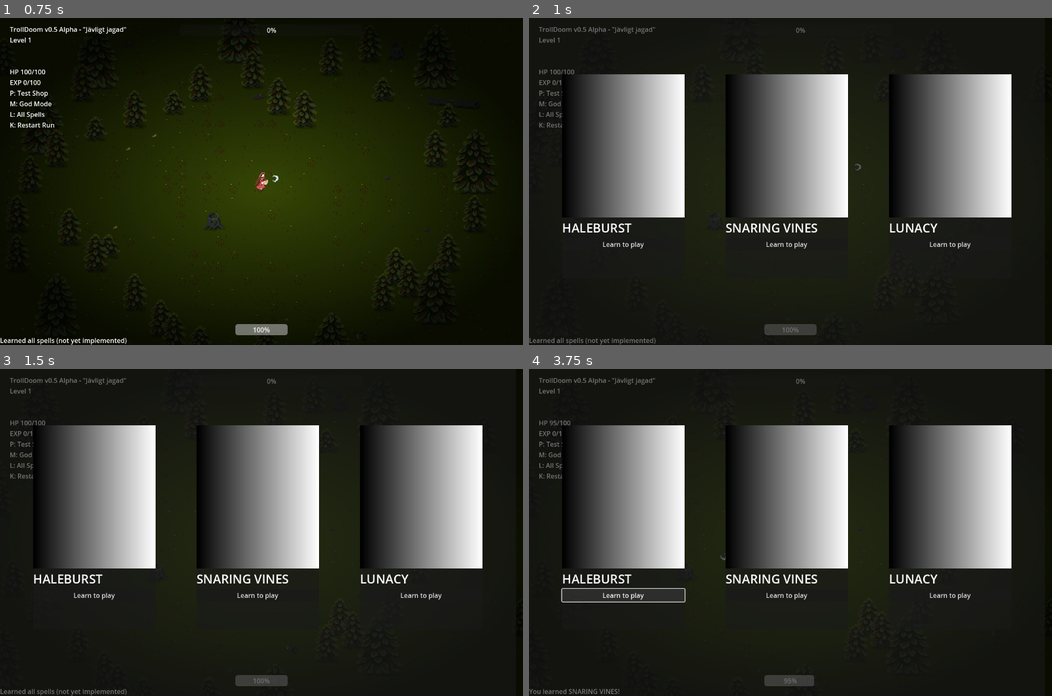
Above: before the commit, frames 1-4 (two rows, left to right).
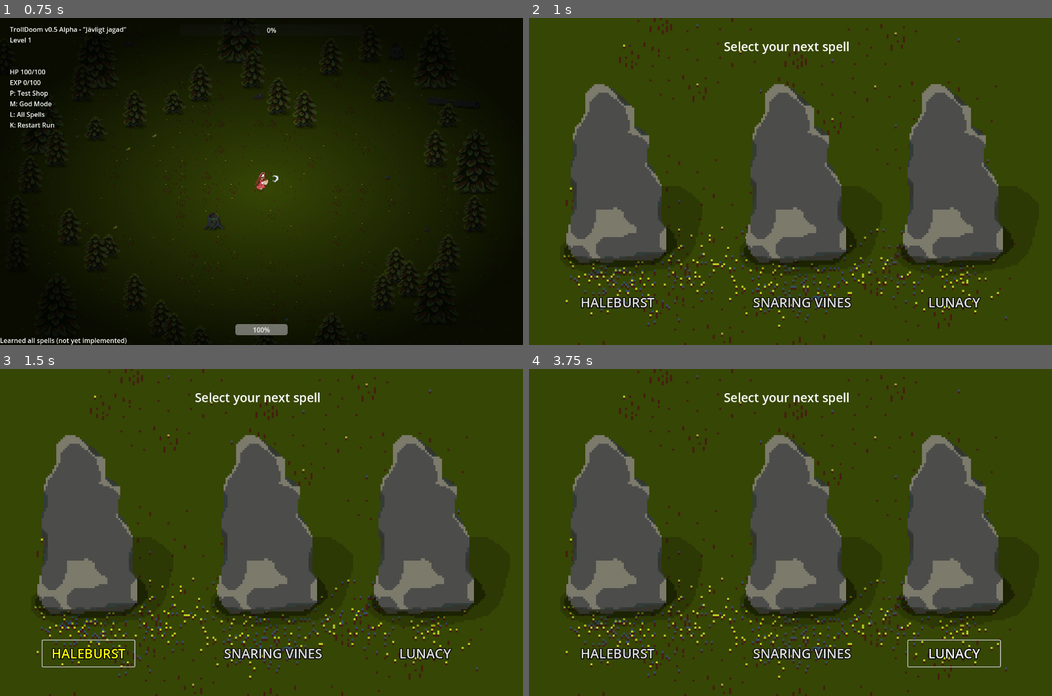
Above: after the commit, the same moments.

Repository: milestone-dev/ld55
Game: Godot game, scene res://scenes/main.tscn
The game is run twice, just before and just after one commit, with the same random seed, the same clock (stepped at 60 frames per second) and the same inputs.
Inputs (mouse positions are in pixels of both pictures, inside the frame that each line leads up to):
- Up to frame 1 (0.75 s): tap Enter at 0.5 s; move the mouse to (376, 165) at 0.52 s; hold D (move_right) from 0.53 s (still down); tap L (dev_allspells) at 0.6 s; click (376, 165) at 0.67 s
- Up to frame 2 (1 s): keep holding D (move_right); tap P (dev_shop) at 0.77 s
- Up to frame 3 (1.5 s): release D (move_right) at 1.25 s; click (88, 653) at 1.25 s, where only the run after the commit has a clickable "HALEBURST"
- Up to frame 4 (3.75 s): click (800, 653) at 2 s, where only the run after the commit has a clickable "SNARING VINES"; click (952, 653) at 2.75 s, where only the run after the commit has a clickable "LUNACY"; click (623, 594) at 3.5 s, where only the run before the commit has a clickable "Learn to play"

Frame 1 is identical in both runs. In frame 2, 92% of the frame differs, in the area x 0-100%, y 0-100%; in frame 3, 92%; in frame 4, 92%.

Commit message:
Change shop UI

Diff:
--- a/scenes/Shop/shop_screen.tscn
+++ b/scenes/Shop/shop_screen.tscn
@@ -1,14 +1,142 @@
-[gd_scene load_steps=3 format=3 uid="uid://cp65vrskbyisf"]
+[gd_scene load_steps=9 format=3 uid="uid://cp65vrskbyisf"]
 
-[ext_resource type="PackedScene" uid="uid://hkkcjdvjfhw2" path="res://scenes/shop/shop_card.tscn" id="1_5d4on"]
-[ext_resource type="Script" path="res://scripts/shop_screen.gd" id="1_xh0ll"]
+[ext_resource type="Script" path="res://scripts/shop_screen.gd" id="1_me7ng"]
+[ext_resource type="Texture2D" uid="uid://di8fdpey0p4nb" path="res://assets/sprites/runestone-background.png" id="2_vl7mx"]
+[ext_resource type="PackedScene" uid="uid://hkkcjdvjfhw2" path="res://scenes/shop/shop_card.tscn" id="3_mxxjf"]
+[ext_resource type="Texture2D" uid="uid://djmewuglfoonj" path="res://assets/sprites/runestone-1.png" id="3_wcmj2"]
 
-[node name="ShopScreen" type="Panel"]
+[sub_resource type="CanvasItemMaterial" id="CanvasItemMaterial_7eooo"]
+
+[sub_resource type="Gradient" id="Gradient_so3hv"]
+colors = PackedColorArray(0, 0, 0, 1, 0.0613497, 0.0613497, 0.0613497, 1)
+
+[sub_resource type="GradientTexture2D" id="GradientTexture2D_8dp5x"]
+gradient = SubResource("Gradient_so3hv")
+width = 140
+height = 140
+
+[sub_resource type="Theme" id="Theme_npwjt"]
+
+[node name="ShopScreen" type="Panel" node_paths=PackedStringArray("spell_texture_1", "spell_texture_2", "spell_texture_3", "spell_button_1", "spell_button_2", "spell_button_3")]
 offset_right = 1263.0
 offset_bottom = 802.0
-script = ExtResource("1_xh0ll")
+script = ExtResource("1_me7ng")
+spell_texture_1 = NodePath("SpellRune1/SpellPicture1")
+spell_texture_2 = NodePath("SpellRune2/SpellPicture2")
+spell_texture_3 = NodePath("SpellRune3/SpellPicture3")
+spell_button_1 = NodePath("SpellRune1/SpellButton1")
+spell_button_2 = NodePath("SpellRune2/SpellButton2")
+spell_button_3 = NodePath("SpellRune3/SpellButton3")
+
+[node name="Background" type="TextureRect" parent="."]
+texture_filter = 1
+layout_mode = 1
+anchors_preset = 8
+anchor_left = 0.5
+anchor_top = 0.5
+anchor_right = 0.5
+anchor_bottom = 0.5
+offset_left = -631.5
+offset_top = -401.0
+offset_right = 648.5
+offset_bottom = 399.0
+grow_horizontal = 2
+grow_vertical = 2
+texture = ExtResource("2_vl7mx")
+stretch_mode = 6
+
+[node name="SpellRune1" type="TextureRect" parent="."]
+texture_filter = 1
+layout_mode = 0
+offset_left = 8.0
+offset_top = 136.0
+offset_right = 424.0
+offset_bottom = 635.0
+texture = ExtResource("3_wcmj2")
+
+[node name="SpellPicture1" type="TextureRect" parent="SpellRune1"]
+material = SubResource("CanvasItemMaterial_7eooo")
+custom_minimum_size = Vector2(140, 140)
+offset_left = 128.0
+offset_top = 200.0
+offset_right = 268.0
+offset_bottom = 340.0
+texture = SubResource("GradientTexture2D_8dp5x")
+
+[node name="SpellButton1" type="Button" parent="SpellRune1"]
+offset_left = 96.0
+offset_top = 528.0
+offset_right = 321.0
+offset_bottom = 592.0
+theme_override_colors/font_hover_color = Color(1, 1, 0, 1)
+theme_override_colors/font_outline_color = Color(0, 0, 0, 1)
+theme_override_constants/outline_size = 8
+theme_override_font_sizes/font_size = 32
+text = "Spell Name"
+flat = true
+
+[node name="SpellRune2" type="TextureRect" parent="."]
+texture_filter = 1
+layout_mode = 0
+offset_left = 448.0
+offset_top = 136.0
+offset_right = 864.0
+offset_bottom = 635.0
+texture = ExtResource("3_wcmj2")
+
+[node name="SpellPicture2" type="TextureRect" parent="SpellRune2"]
+material = SubResource("CanvasItemMaterial_7eooo")
+custom_minimum_size = Vector2(140, 140)
+offset_left = 128.0
+offset_top = 200.0
+offset_right = 268.0
+offset_bottom = 340.0
+texture = SubResource("GradientTexture2D_8dp5x")
+
+[node name="SpellButton2" type="Button" parent="SpellRune2"]
+offset_left = 96.0
+offset_top = 528.0
+offset_right = 321.0
+offset_bottom = 592.0
+theme_override_colors/font_hover_color = Color(1, 1, 0, 1)
+theme_override_colors/font_outline_color = Color(0, 0, 0, 1)
+theme_override_constants/outline_size = 8
+theme_override_font_sizes/font_size = 32
+text = "Spell Name"
+flat = true
+
+[node name="SpellRune3" type="TextureRect" parent="."]
+texture_filter = 1
+layout_mode = 0
+offset_left = 832.0
+offset_top = 136.0
+offset_right = 1248.0
+offset_bottom = 635.0
+texture = ExtResource("3_wcmj2")
+
+[node name="SpellPicture3" type="TextureRect" parent="SpellRune3"]
+material = SubResource("CanvasItemMaterial_7eooo")
+custom_minimum_size = Vector2(140, 140)
+offset_left = 128.0
+offset_top = 200.0
+offset_right = 268.0
+offset_bottom = 340.0
+texture = SubResource("GradientTexture2D_8dp5x")
+
+[node name="SpellButton3" type="Button" parent="SpellRune3"]
+offset_left = 96.0
+offset_top = 528.0
+offset_right = 321.0
+offset_bottom = 592.0
+theme_override_colors/font_hover_color = Color(1, 1, 0, 1)
+theme_override_colors/font_outline_color = Color(0, 0, 0, 1)
+theme_override_constants/outline_size = 8
+theme_override_font_sizes/font_size = 32
+text = "Spell Name"
+flat = true
 
 [node name="Items" type="HBoxContainer" parent="."]
+visible = false
 layout_mode = 1
 anchors_preset = 15
 anchor_right = 1.0
@@ -22,11 +150,32 @@
 theme_override_constants/separation = 100
 alignment = 1
 
-[node name="ShopCard1" parent="Items" instance=ExtResource("1_5d4on")]
+[node name="ShopCard1" parent="Items" instance=ExtResource("3_mxxjf")]
 layout_mode = 2
 
-[node name="ShopCard2" parent="Items" instance=ExtResource("1_5d4on")]
+[node name="ShopCard2" parent="Items" instance=ExtResource("3_mxxjf")]
 layout_mode = 2
 
-[node name="ShopCard3" parent="Items" instance=ExtResource("1_5d4on")]
+[node name="ShopCard3" parent="Items" instance=ExtResource("3_mxxjf")]
 layout_mode = 2
+
+[node name="Title" type="RichTextLabel" parent="."]
+layout_mode = 1
+anchors_preset = 5
+anchor_left = 0.5
+anchor_right = 0.5
+offset_left = -272.5
+offset_top = 48.0
+offset_right = 272.5
+offset_bottom = 90.0
+grow_horizontal = 2
+size_flags_vertical = 8
+theme = SubResource("Theme_npwjt")
+theme_override_font_sizes/normal_font_size = 30
+bbcode_enabled = true
+text = "[center]Select your next spell"
+fit_content = true
+
+[connection signal="pressed" from="SpellRune1/SpellButton1" to="." method="_on_spell_button_1_pressed"]
+[connection signal="pressed" from="SpellRune2/SpellButton2" to="." method="_on_spell_button_2_pressed"]
+[connection signal="pressed" from="SpellRune3/SpellButton3" to="." method="_on_spell_button_3_pressed"]
--- a/scripts/mob.gd
+++ b/scripts/mob.gd
@@ -20,7 +20,7 @@
 	scale = Vector2(type.scale,type.scale)
 
 func _physics_process(delta):
-	if not get_tree(): return
+	if not is_inside_tree(): return
 	if not type: return
 	if not player_target:
 		player_target = get_tree().get_nodes_in_group("player")[0];
--- a/scripts/player.gd
+++ b/scripts/player.gd
@@ -172,7 +172,7 @@
 	if hp <= 0: die();
 
 func flash_damage():
-	if not get_tree(): return
+	if not is_inside_tree(): return
 	modulate = Color.RED
 	await get_tree().create_timer(0.15).timeout
 	modulate = Color.WHITE
--- a/scripts/shop_screen.gd
+++ b/scripts/shop_screen.gd
@@ -2,24 +2,41 @@
 
 signal learn_spell #Spell in arg1
 
+@export var spell_texture_1 : TextureRect;
+@export var spell_texture_2 : TextureRect;
+@export var spell_texture_3 : TextureRect;
+
+@export var spell_button_1 : Button;
+@export var spell_button_2 : Button;
+@export var spell_button_3 : Button;
+
 @export var spells: Array[Spell] :
 	set(value):
 		spells = value
-		_ready()
+		update_spells()
 
 # Called when the node enters the scene tree for the first time.
 func _ready():
-	$Items/ShopCard1/VBoxContainer/Button.connect("pressed", learn.bind(1))
-	$Items/ShopCard2/VBoxContainer/Button.connect("pressed", learn.bind(2))
-	$Items/ShopCard3/VBoxContainer/Button.connect("pressed", learn.bind(3))
+	update_spells()
 
+func update_spells():
+	if spells.size() == 0: return
+	spell_button_1.text = spells[0].name
+	spell_button_2.text = spells[1].name
+	spell_button_3.text = spells[2].name
 
-	if spells.size() > 0:
-		$Items/ShopCard1.spell = spells[0]
-	if spells.size() > 1:
-		$Items/ShopCard2.spell = spells[1]
-	if spells.size() > 2:
-		$Items/ShopCard3.spell = spells[2]
+	spell_texture_1.texture = spells[0].store_texture
+	spell_texture_2.texture = spells[1].store_texture
+	spell_texture_3.texture = spells[2].store_texture
 
 func learn(id):
 	learn_spell.emit(spells[id])
+
+func _on_spell_button_1_pressed() -> void:
+	learn(0)
+
+func _on_spell_button_2_pressed() -> void:
+	learn(1)
+
+func _on_spell_button_3_pressed() -> void:
+	learn(2)
Not shown: 2 places in scenes/Shop/shop_card.tscn that only renumber resources
